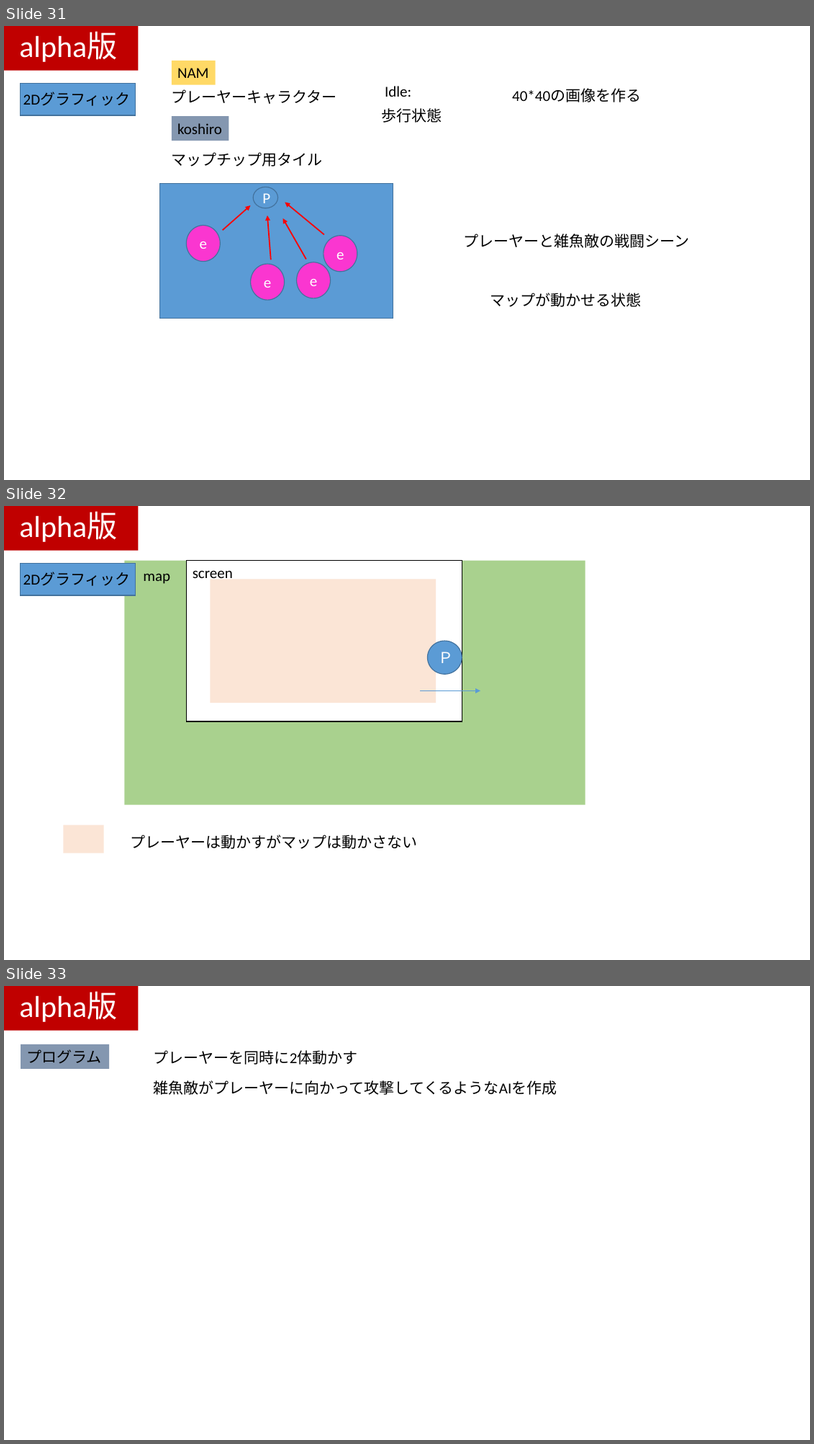
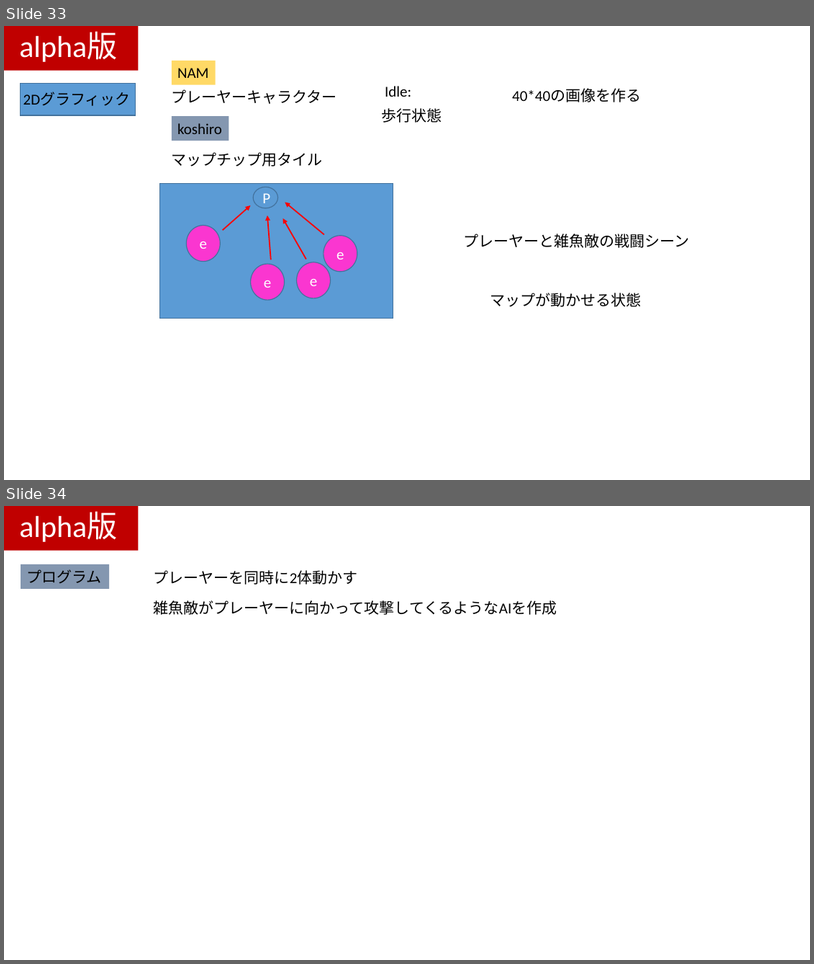
Before and after one commit to kawanami1022/2.5DActionGameProject, a slide deck: すみませんASOゲームショウまでに間に合いませんでした.pptx. Shown one above the other, each under a label of ours: slides 31, 32 and 33 before the commit, slides 33 and 34 after it. The pictures are 814x1444 and 814x964 pixels, drawn with LibreOffice and Linux fonts; fonts in the diff are those of the drawing. Boxes give left, top, right and bottom in pixels: in the first picture for what was removed or moved away, otherwise in the second. Text is boxed around its words. In the diff, an @@ line names an element or a change of style, - is before the commit and + after.

```diff
--- a/すみませんASOゲームショウまでに間に合いませんでした.pptx
+++ b/すみませんASOゲームショウまでに間に合いませんでした.pptx
@@ slide 32 removed at (4,506,810,960), background #FFFFFF @@
@@ rectangle removed at (4,506,139,550) @@
@@ text removed at (19,512,117,542) @@
-alpha版
@@ rectangle removed at (21,564,135,595) @@
@@ rectangle removed at (124,561,585,805) @@
@@ rectangle removed at (187,561,462,721) @@
@@ text removed at (193,570,233,583) @@
-screen
@@ text removed at (23,572,131,586) @@
-2Dグラフィック
@@ text removed at (143,574,170,584) @@
-map
@@ rectangle removed at (211,579,437,703) @@
@@ ellipse removed at (428,641,463,674) @@
-Ｐ
@@ arrow removed from (420, 690) to (481, 690) @@
@@ rectangle removed at (63,825,104,852) @@
@@ text removed at (131,834,418,849) @@
-プレーヤーは動かすがマップは動かさない
@@ what was slide 31 is now slide 33 @@
@@ what was slide 33 is now slide 34 @@
```
Also in this commit, not shown: 1 slide changed, 2 slides added, 5 other files.
